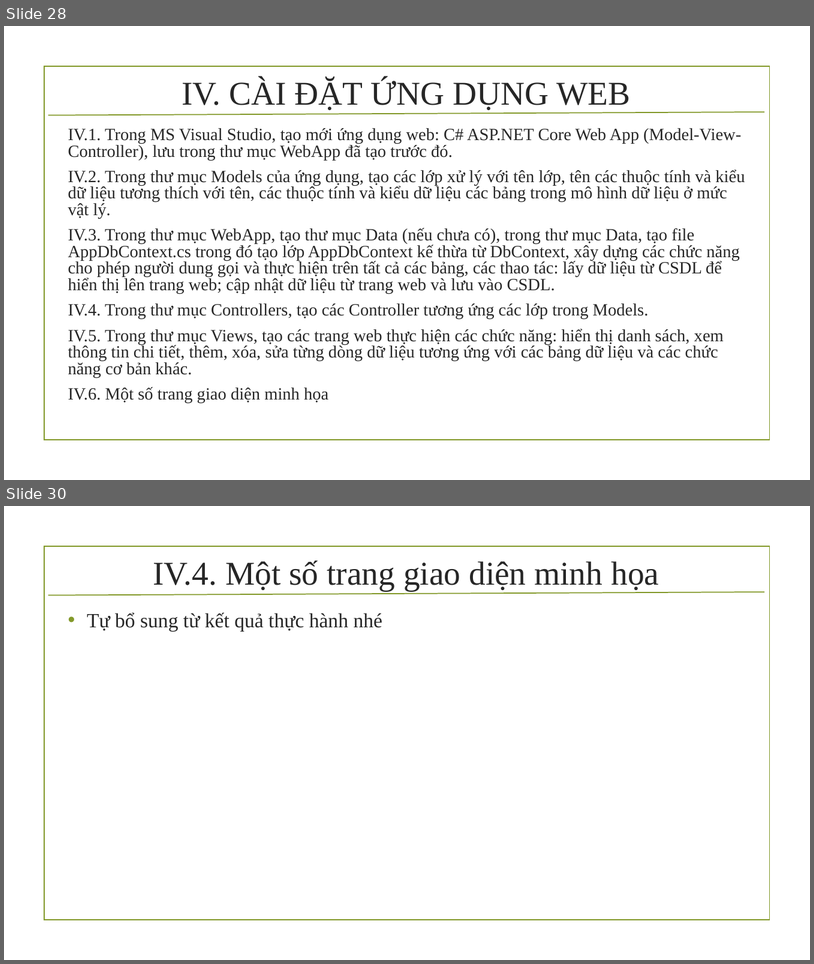
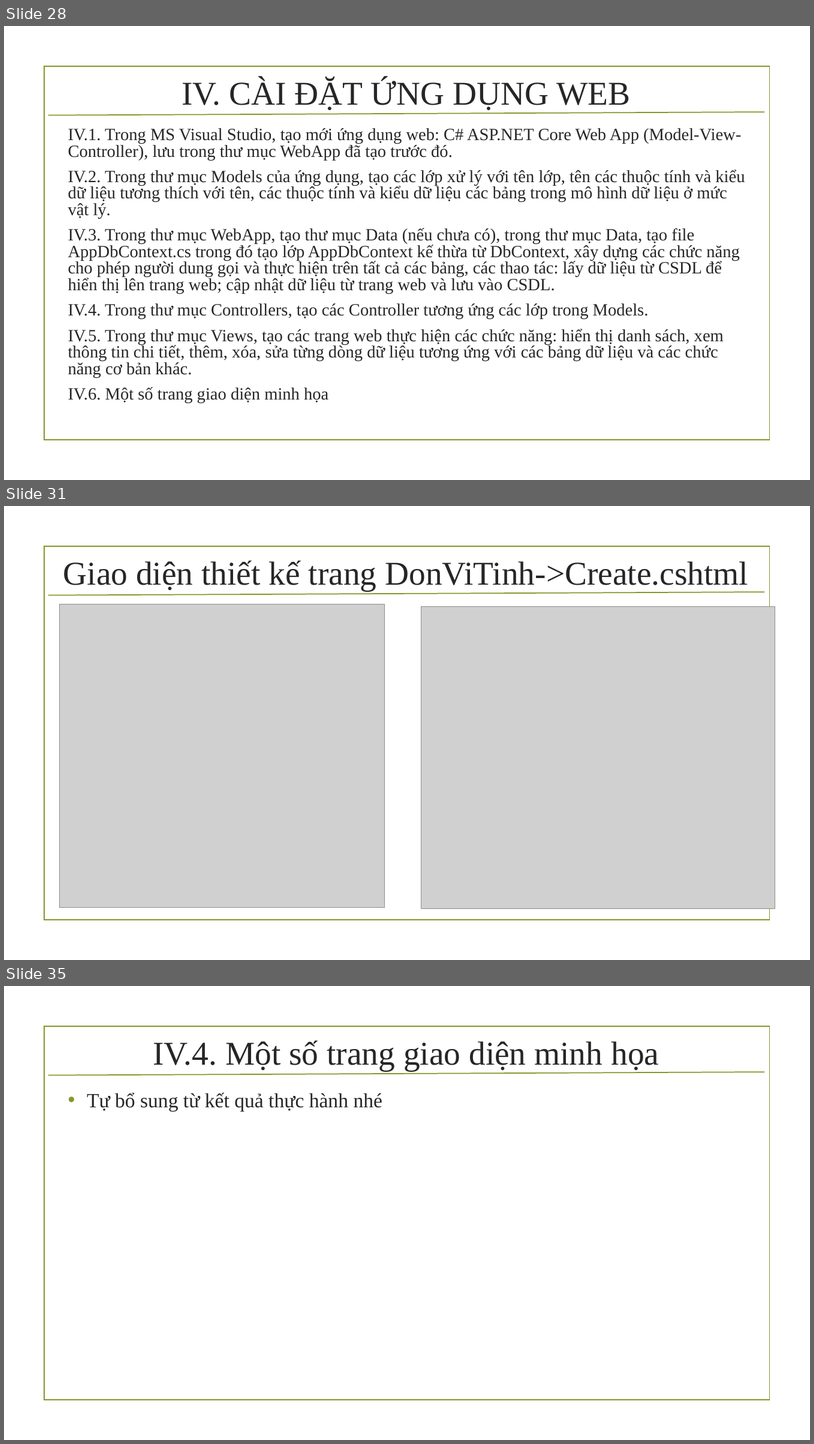
Before and after one commit to lehaiphat2006/PhatLeHai66132735, a slide deck: Data/pp.báo cáo.pptx. Shown one above the other, each under a label of ours: slides 28 and 30 before the commit, slides 28, 31 and 35 after it; the slides between them are not shown. The pictures are 814x964 and 814x1444 pixels, drawn with LibreOffice and Linux fonts; fonts in the diff are those of the drawing; grey boxes stand for pictures; background and template pictures are left out. Boxes give left, top, right and bottom in pixels: in the first picture for what was removed or moved away, otherwise in the second. Text is boxed around its words. In the diff, an @@ line names an element or a change of style, - is before the commit and + after.

```diff
--- a/Data/pp.báo cáo.pptx
+++ b/Data/pp.báo cáo.pptx
@@ slide 31 added at [4, 506, 810, 960], background picture (left out); not listed: 2 template elements that a slide beside it also shows @@
@@ title added at [63, 561, 749, 591], 39.6 pt, text #262626 @@
+Giao diện thiết kế trang DonViTinh->Create.cshtml
@@ picture added at [60, 604, 385, 907] @@
@@ picture added at [422, 606, 776, 908] @@
@@ what was slide 30 is now slide 35 @@
```
Also in this commit, not shown: 1 slide changed, 4 other slides added, 31 other files.
